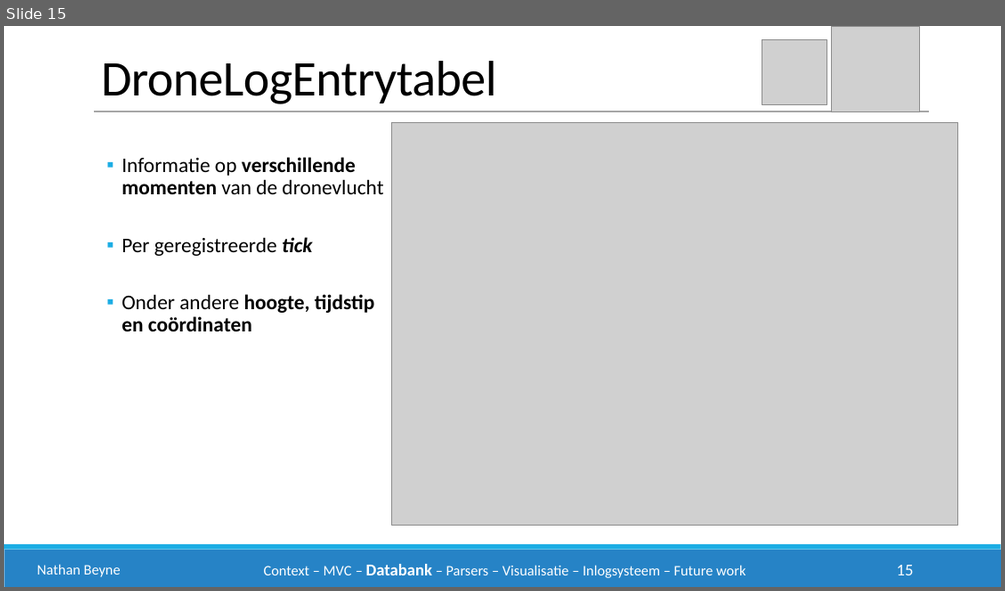
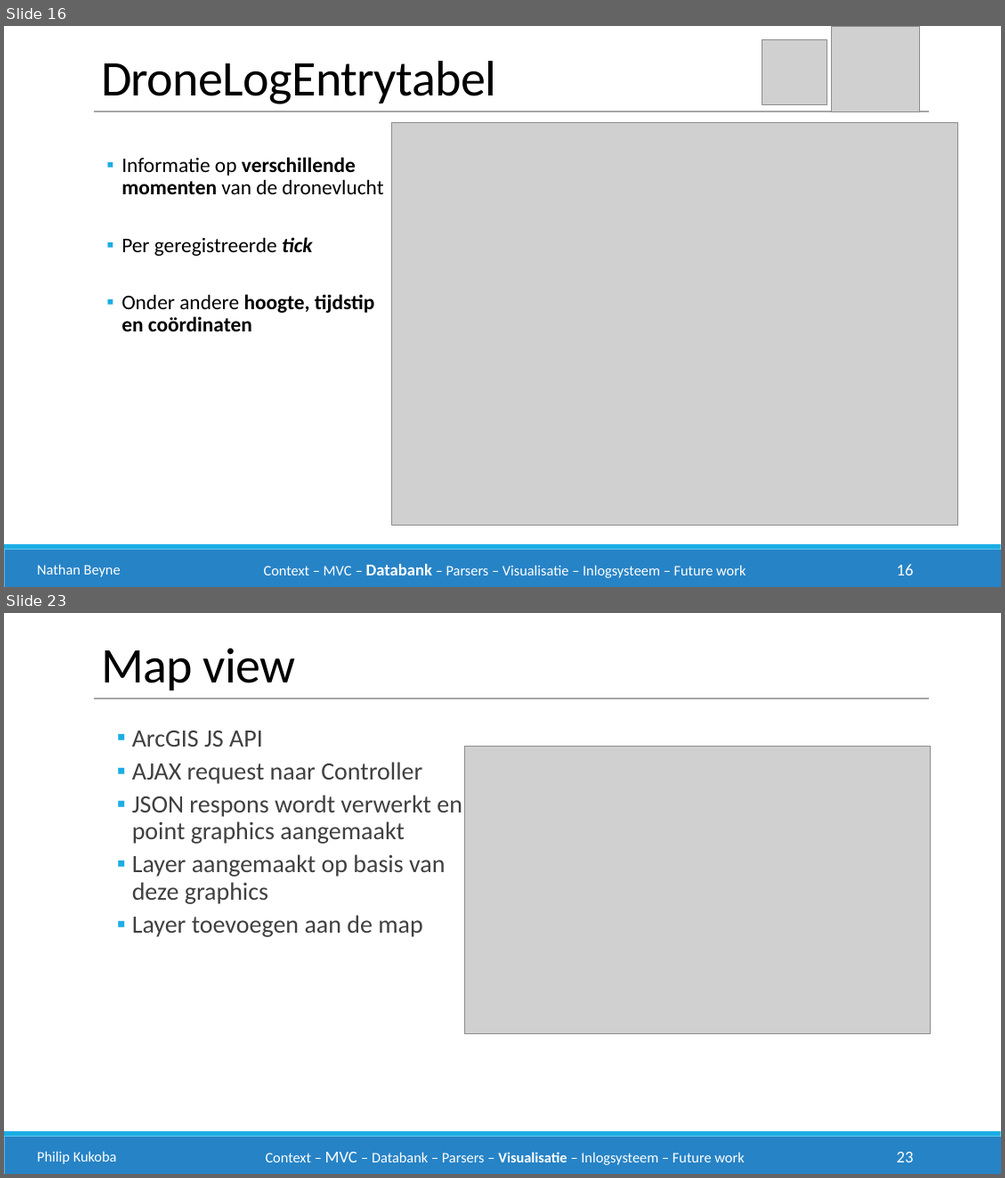
Before and after one commit to philipkukoba/Bachelors-Dissertation-DroneWebApp, a slide deck: documenten/eindpresentatie/drone1.pptx. Shown one above the other, each under a label of ours: slide 15 before the commit, slides 16 and 23 after it; the slides between them are not shown. The pictures are 1005x591 and 1005x1178 pixels, drawn with LibreOffice and Linux fonts; fonts in the diff are those of the drawing; grey boxes stand for pictures. Boxes give left, top, right and bottom in pixels: in the first picture for what was removed or moved away, otherwise in the second. Text is boxed around its words. In the diff, an @@ line names an element or a change of style, - is before the commit and + after.

```diff
--- a/documenten/eindpresentatie/drone1.pptx
+++ b/documenten/eindpresentatie/drone1.pptx
@@ slide 23 added at box(4, 613, 1001, 1174), background #FFFFFF; not listed: 2 template elements that a slide beside it also shows @@
@@ text added at box(101, 648, 295, 690), 48 pt, text #000000 @@
+Map view
@@ line added from (94, 698) to (929, 698), #A6A6A6 1 pt @@
@@ text added at box(132, 730, 462, 937), 24 pt, text #404040 @@
+  ▪ ArcGIS JS API
+  ▪ AJAX request naar Controller
+  ▪ JSON respons wordt verwerkt en point graphics aangemaakt
+  ▪ Layer aangemaakt op basis van deze graphics
+  ▪ Layer toevoegen aan de map
@@ picture added at box(465, 747, 930, 1034) @@
@@ text added at box(37, 1151, 117, 1164), 14 pt, text #FFFFFF @@
+Philip Kukoba
@@ text added at box(266, 1151, 744, 1165), 14 pt, text #FFFFFF @@
+Context – MVC – Databank – Parsers – Visualisatie – Inlogsysteem – Future work
@@ page number added at box(897, 1151, 914, 1162), 16 pt, text #FFFFFF @@
+23
@@ what was slide 15 is now slide 16 @@
@@ page number at box(897, 564, 914, 575): text changed @@
-15
+16
```
Also in this commit, not shown: 1 slide changed, 6 other slides added.
